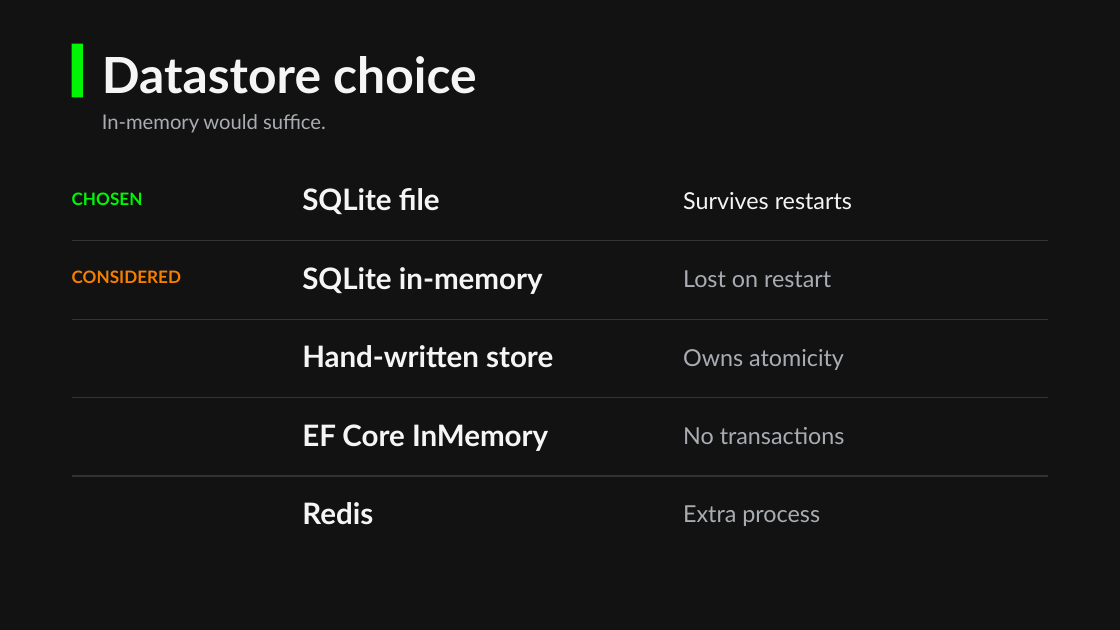
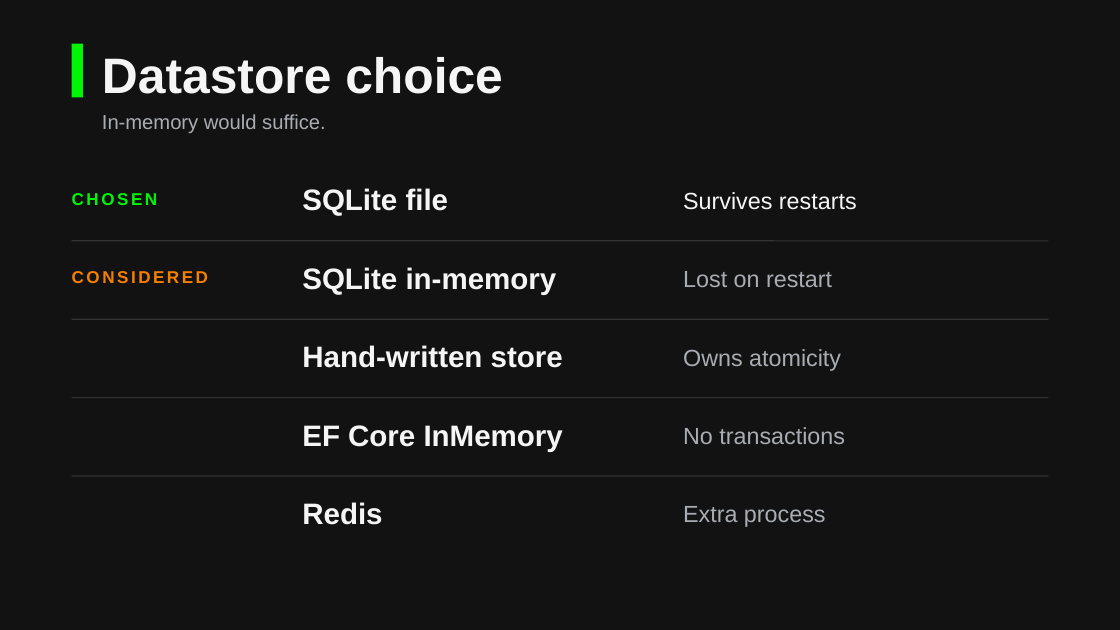
Before and after one commit to johndifini/atm, a slide deck: slide 4 of design/atm-deck.pptx. Drawn at 1120x630 pixels with LibreOffice and Linux fonts; fonts in the diff are those of the drawing. Boxes give left, top, right and bottom in pixels: in the first picture for what was removed or moved away, otherwise in the second. Text is boxed around its words. In the diff, an @@ line names an element or a change of style, - is before the commit and + after.

```diff
--- a/design/atm-deck.pptx
+++ b/design/atm-deck.pptx
@@ text "CHOSEN" at [72,193,158,205]: font Lato to Arial, letter spacing 0 to 1.6 pt @@
@@ text "CONSIDERED" at [72,271,208,283]: font Lato to Arial, letter spacing 0 to 1.6 pt @@
@@ font Lato to Arial in 12 elements at [102,57,503,94], [102,114,326,133], [302,188,449,216], [683,192,857,210], [302,267,557,295], [683,271,832,287], [302,345,563,368], [683,349,841,371], [302,425,563,451], [683,427,845,444], [302,502,382,525], [683,506,826,527] @@
```
Also in this commit, not shown: 6 other slides changed.
